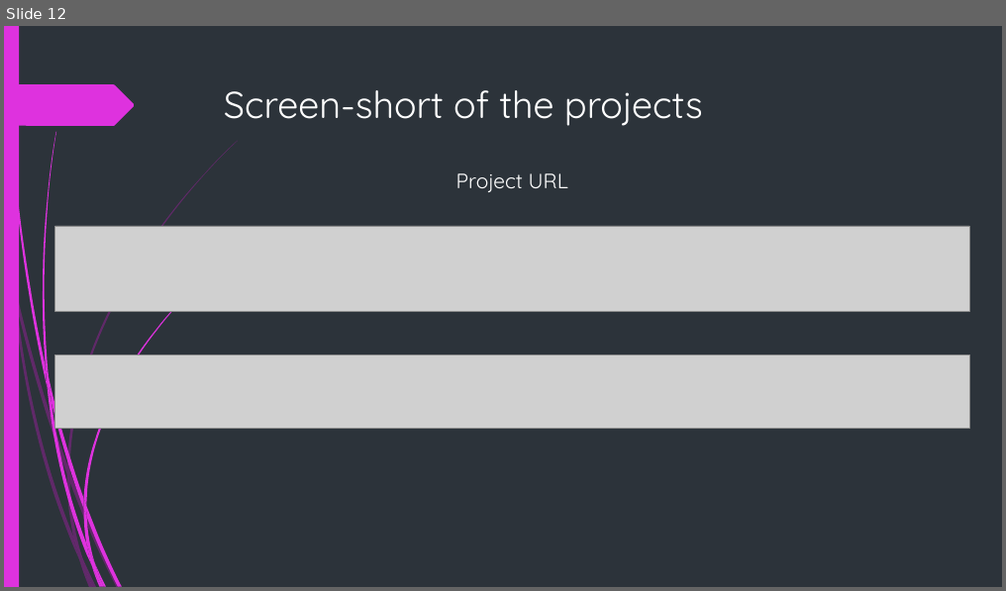
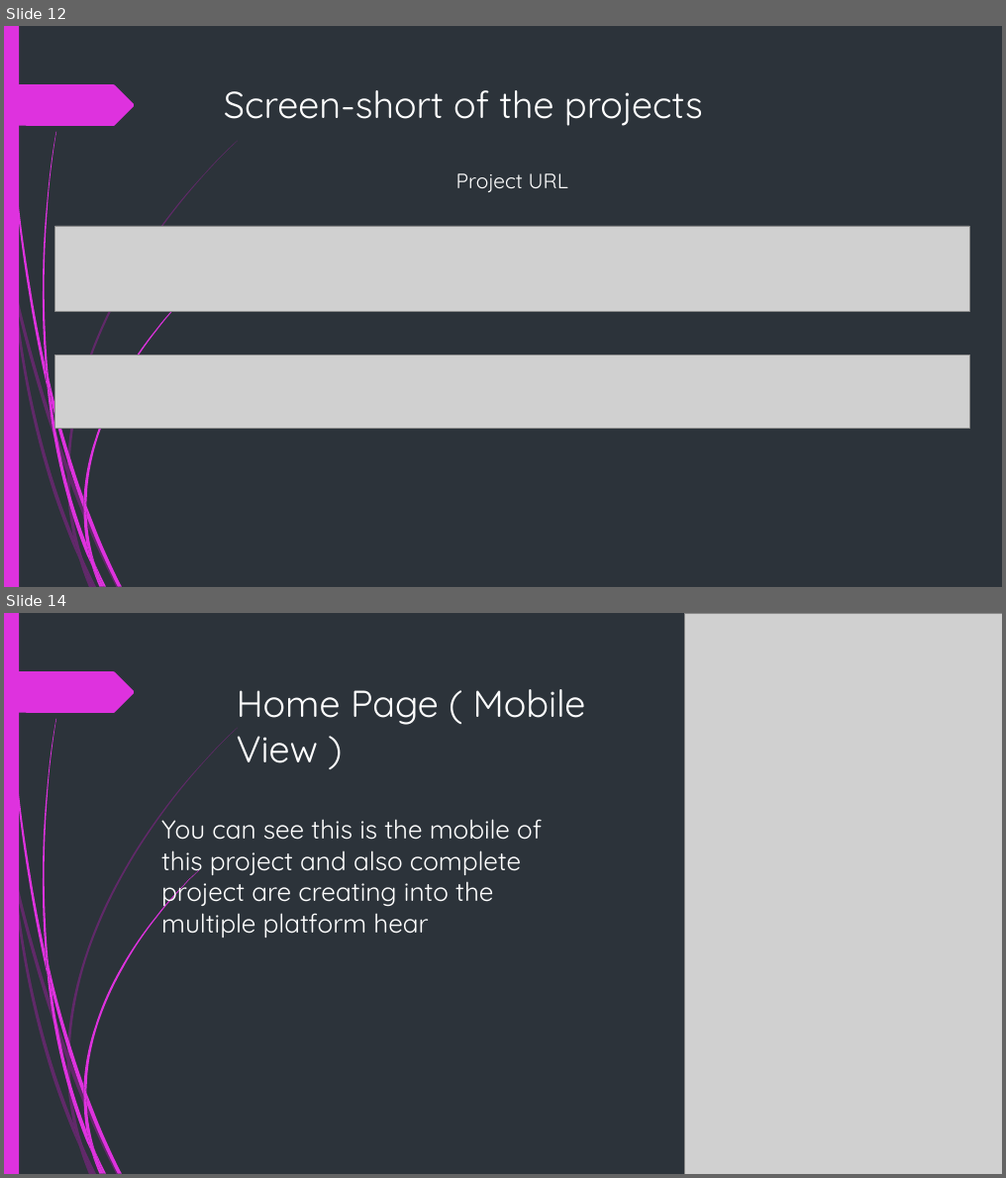
Before and after one commit to vikasdhiman0635/Bus_Project, a slide deck: Documentation/Presentation.pptx. Shown one above the other, each under a label of ours: slide 12 before the commit, slides 12 and 14 after it; the slides between them are not shown. The pictures are 1006x591 and 1006x1178 pixels, drawn with LibreOffice and Linux fonts; fonts in the diff are those of the drawing; grey boxes stand for pictures. Boxes give left, top, right and bottom in pixels: in the first picture for what was removed or moved away, otherwise in the second. Text is boxed around its words. In the diff, an @@ line names an element or a change of style, - is before the commit and + after.

Commit message:
presentation

```diff
--- a/Documentation/Presentation.pptx
+++ b/Documentation/Presentation.pptx
@@ slide 14 added at bbox=[4, 613, 1002, 1174], background #2C333A; not listed: 24 template elements that a slide beside it also shows @@
@@ picture added at bbox=[684, 613, 1002, 1174] @@
@@ text added at bbox=[237, 689, 586, 763], 36 pt, text #FFFFFF @@
+Home Page ( Mobile View )
@@ title added at bbox=[161, 812, 542, 938], 25 pt, text #FFFFFF @@
+You can see this is the mobile of this project and also complete project are creating into the multiple platform hear
```
Also in this commit, not shown: 1 slide changed, 1 other file.
